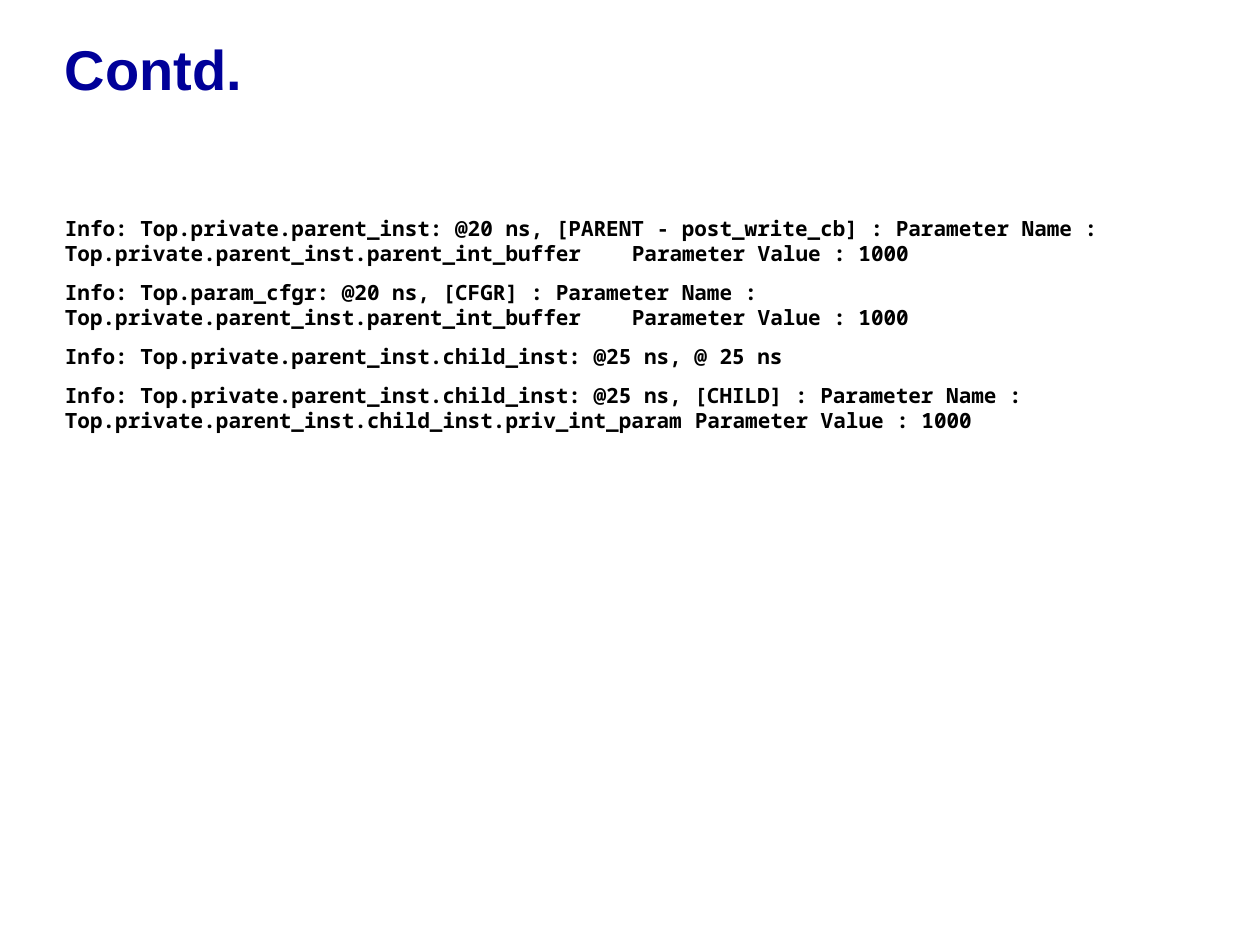
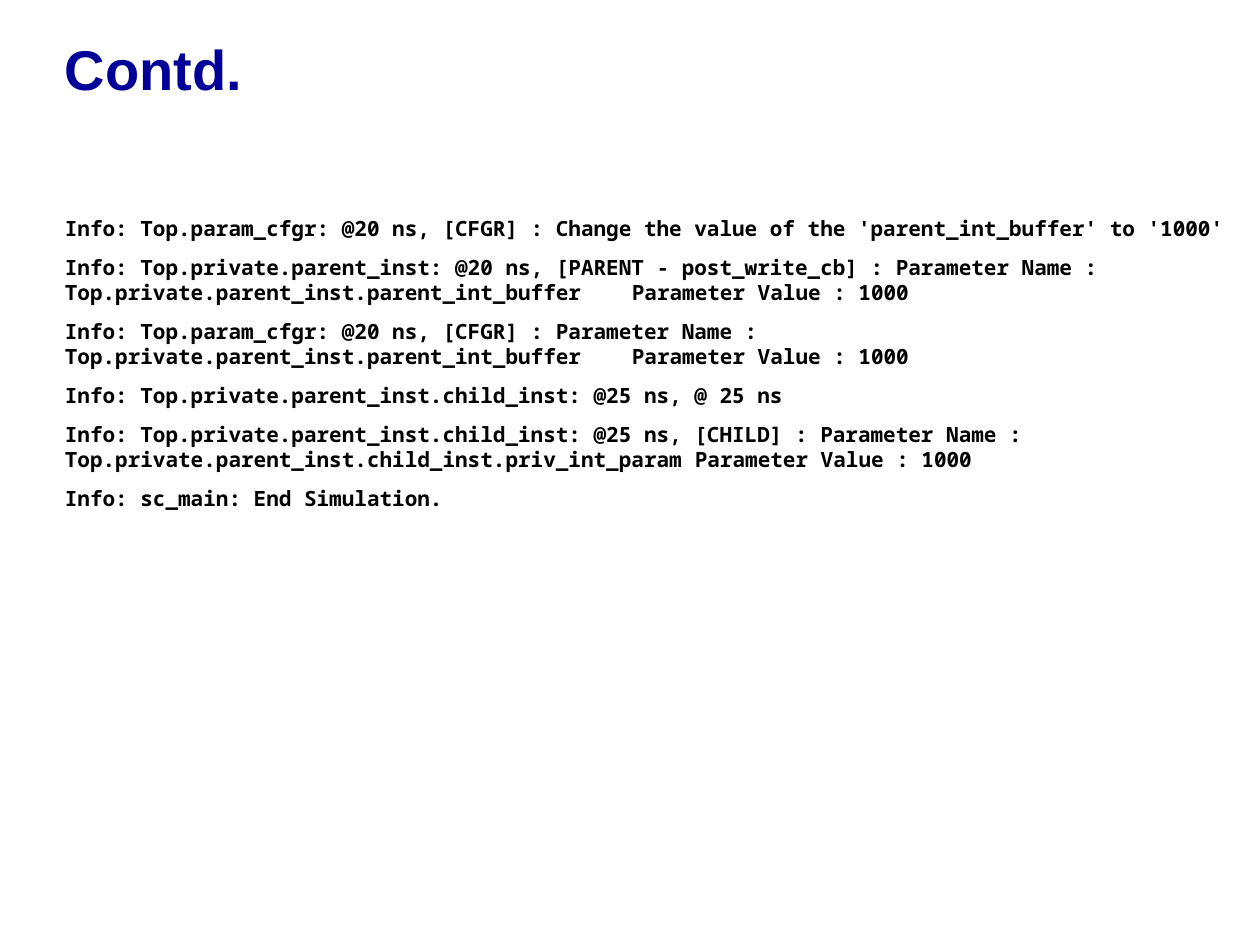
Before and after one commit to accellera-official/cci, a slide deck: slide 10 of examples/ex14_Hiding_Parameters/docs/ex14_Hiding_Parameters.ppt. Drawn at 1260x945 pixels with LibreOffice and Linux fonts; fonts in the diff are those of the drawing; background and template pictures are left out. Boxes give left, top, right and bottom in pixels: in the first picture for what was removed or moved away, otherwise in the second. Text is boxed around its words. In the diff, an @@ line names an element or a change of style, - is before the commit and + after.

Commit message:
Cleanup to address public review feedback from Ericsson & Cadence
Example8: use <cci_configuration> form for #include.
Compile_and_Run_CCI_Examples.ppt: add clarifying not about BOOST_HOME
and include reference to examples/README.txt.
Consistently report simulation start/stop in all examples.
In the process also (1) removed tabs from logfiles to avoid whitespace
descrepancies across Win/Linux, (2) updated metadata (Author, Title) for
PPT files, and (3) removed duplciated info in scripts/README_CCI.txt.

```diff
--- a/examples/ex14_Hiding_Parameters/docs/ex14_Hiding_Parameters.ppt
+++ b/examples/ex14_Hiding_Parameters/docs/ex14_Hiding_Parameters.ppt
@@ text at (65, 219, 1224, 241): paragraph added @@
+Info: Top.param_cfgr: @20 ns, [CFGR] : Change the value of the 'parent_int_buffer' to '1000'
@@ text at (65, 489, 442, 510): paragraph added @@
+Info: sc_main: End Simulation.
```
Also in this commit, not shown: 2 other slides changed, 58 other files.
